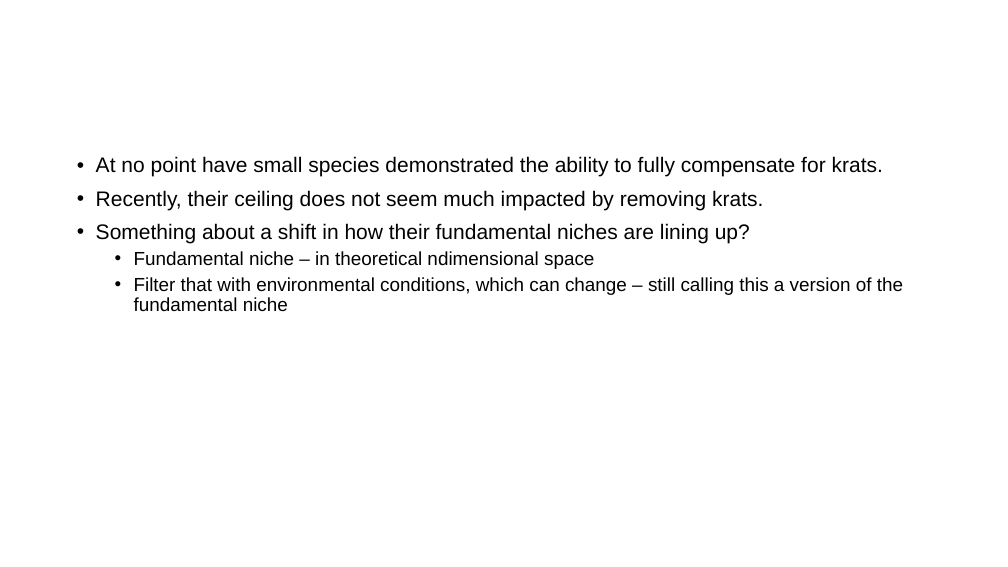
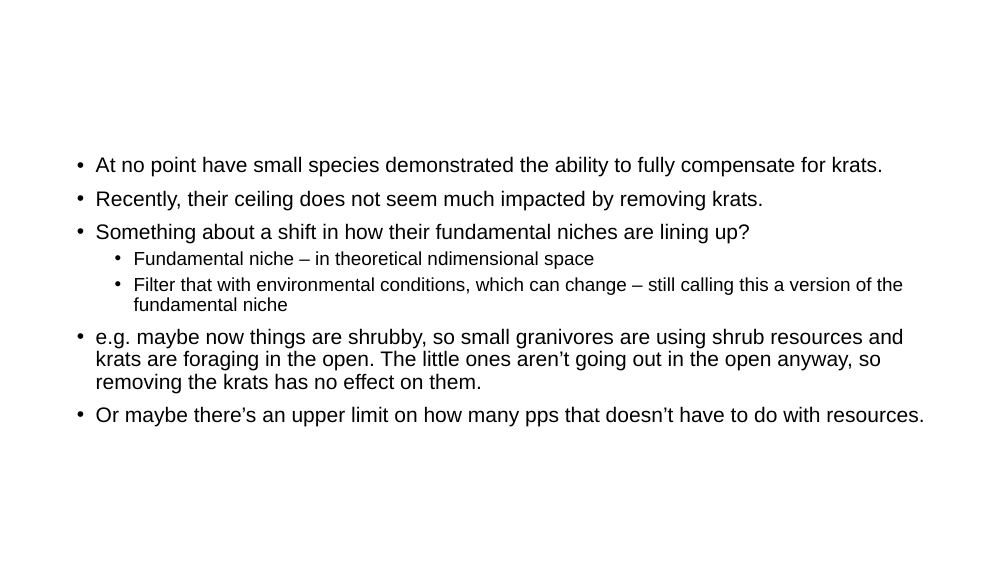
Before and after one commit to diazrenata/squareone, a slide deck: slide 8 of scaffold/Reports/breakdown_figs_files/figure-gfm/Presentation2.pptx (slide 7 before the commit). Drawn at 1008x567 pixels with LibreOffice and Linux fonts; fonts in the diff are those of the drawing. Boxes give left, top, right and bottom in pixels: in the first picture for what was removed or moved away, otherwise in the second. Text is boxed around its words. In the diff, an @@ line names an element or a change of style, - is before the commit and + after.

```diff
--- a/scaffold/Reports/breakdown_figs_files/figure-gfm/Presentation2.pptx
+++ b/scaffold/Reports/breakdown_figs_files/figure-gfm/Presentation2.pptx
@@ text at <box>96,328,924,427</box>: paragraphs added @@
+• e.g. maybe now things are shrubby, so small granivores are using shrub resources and krats are foraging in the open. The little ones aren’t going out in the open anyway, so removing the krats has no effect on them.
+• Or maybe there’s an upper limit on how many pps that doesn’t have to do with resources.
```
Also in this commit, not shown: 2 slides added.
